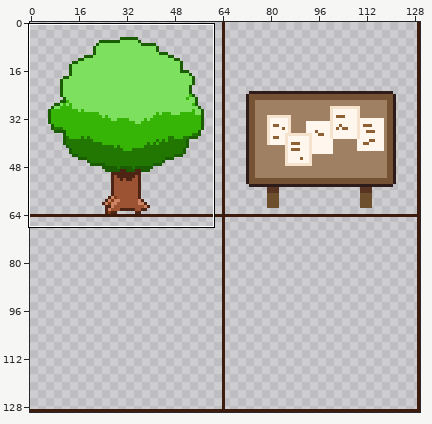
Sprite sheet: src/main/resources/tiledMaps/tilesets/64Objects.png. Above, an overview of the earlier version with the close-up marked.
Close-up. Earlier state:
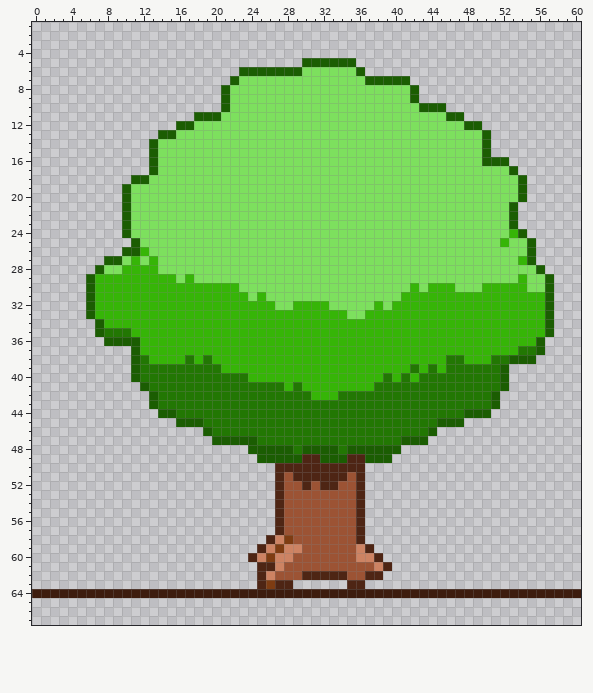
The file is 130x130 pixels. Shown: x 0..60, y 1..67.
The result:
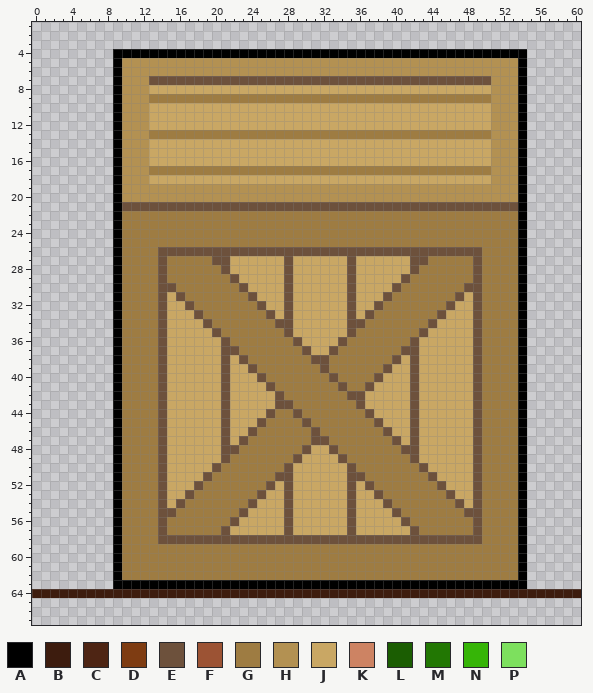
Palette (. is transparent): A #000000  B #3d1c0e  C #4e2514  D #7e3c12  E #6d513c  F #9c5334  G #9e7c42  H #b39152  J #c9a764  K #cd8363  L #1b5d02  M #227703  N #36b507  P #7de05e
Difference:
Changed rows in their new state; - is an unchanged pixel.
first column x 6:
 4 ---AAAAAAAAAAAAAAAAAAAAAAAAAAAAAAAAAAAAAAAAAAAAAA---
 5 ---AHHHHHHHHHHHHHHHHHHHHHHHHHHHHHHHHHHHHHHHHHHHHA---
 6 ---AHHHHHHHHHHHHHHHHHHHHHHHHHHHHHHHHHHHHHHHHHHHHA---
 7 ---AHHHEEEEEEEEEEEEEEEEEEEEEEEEEEEEEEEEEEEEEEHHHA---
 8 ---AHHHJJJJJJJJJJJJJJJJJJJJJJJJJJJJJJJJJJJJJJHHHA---
 9 ---AHHHGGGGGGGGGGGGGGGGGGGGGGGGGGGGGGGGGGGGGGHHHA---
10 ---AHHHJJJJJJJJJJJJJJJJJJJJJJJJJJJJJJJJJJJJJJHHHA---
11 ---AHHHJJJJJJJJJJJJJJJJJJJJJJJJJJJJJJJJJJJJJJHHHA---
12 ---AHHHJJJJJJJJJJJJJJJJJJJJJJJJJJJJJJJJJJJJJJHHHA---
13 ---AHHHGGGGGGGGGGGGGGGGGGGGGGGGGGGGGGGGGGGGGGHHHA---
14 ---AHHHJJJJJJJJJJJJJJJJJJJJJJJJJJJJJJJJJJJJJJHHHA---
15 ---AHHHJJJJJJJJJJJJJJJJJJJJJJJJJJJJJJJJJJJJJJHHHA---
16 ---AHHHJJJJJJJJJJJJJJJJJJJJJJJJJJJJJJJJJJJJJJHHHA---
17 ---AHHHGGGGGGGGGGGGGGGGGGGGGGGGGGGGGGGGGGGGGGHHHA---
18 ---AHHHJJJJJJJJJJJJJJJJJJJJJJJJJJJJJJJJJJJJJJHHHA---
19 ---AHHHHHHHHHHHHHHHHHHHHHHHHHHHHHHHHHHHHHHHHHHHHA---
20 ---AHHHHHHHHHHHHHHHHHHHHHHHHHHHHHHHHHHHHHHHHHHHHA---
21 ---AEEEEEEEEEEEEEEEEEEEEEEEEEEEEEEEEEEEEEEEEEEEEA---
22 ---AGGGGGGGGGGGGGGGGGGGGGGGGGGGGGGGGGGGGGGGGGGGGA---
23 ---AGGGGGGGGGGGGGGGGGGGGGGGGGGGGGGGGGGGGGGGGGGGGA---
24 ---AGGGGGGGGGGGGGGGGGGGGGGGGGGGGGGGGGGGGGGGGGGGGA---
25 ---AGGGGGGGGGGGGGGGGGGGGGGGGGGGGGGGGGGGGGGGGGGGGA.--
26 ---AGGGGEEEEEEEEEEEEEEEEEEEEEEEEEEEEEEEEEEEEGGGGA.--
27 --.AGGGGEGGGGGEEJJJJJJEJJJJJJEJJJJJJEEGGGGGEGGGGA.--
28 -..AGGGGEGGGGGGEJJJJJJEJJJJJJEJJJJJJEGGGGGGEGGGGA..-
29 ...AGGGGEGGGGGGGEJJJJJEJJJJJJEJJJJJEGGGGGGGEGGGGA...
30 ...AGGGGEEGGGGGGGEJJJJEJJJJJJEJJJJEGGGGGGGEEGGGGA...
31 ...AGGGGEJEGGGGGGGEJJJEJJJJJJEJJJEGGGGGGGEJEGGGGA...
32 ...AGGGGEJJEGGGGGGGEJJEJJJJJJEJJEGGGGGGGEJJEGGGGA...
33 ...AGGGGEJJJEGGGGGGGEJEJJJJJJEJEGGGGGGGEJJJEGGGGA...
34 -..AGGGGEJJJJEGGGGGGGEEJJJJJJEEGGGGGGGEJJJJEGGGGA...
35 -..AGGGGEJJJJJEGGGGGGGEJJJJJJEGGGGGGGEJJJJJEGGGGA...
36 --.AGGGGEJJJJJJEGGGGGGGEJJJJEGGGGGGGEJJJJJJEGGGGA..-
37 ---AGGGGEJJJJJJEEGGGGGGGEJJEGGGGGGGEEJJJJJJEGGGGA..-
38 ---AGGGGEJJJJJJEJEGGGGGGGEEGGGGGGGEJEJJJJJJEGGGGA.--
39 ---AGGGGEJJJJJJEJJEGGGGGGGEGGGGGGEJJEJJJJJJEGGGGA---
40 ---AGGGGEJJJJJJEJJJEGGGGGGGEGGGGEJJJEJJJJJJEGGGGA---
41 ---AGGGGEJJJJJJEJJJJEGGGGGGGEGGEJJJJEJJJJJJEGGGGA---
42 ---AGGGGEJJJJJJEJJJJJEGGGGGGGEEJJJJJEJJJJJJEGGGGA---
43 ---AGGGGEJJJJJJEJJJJJEEGGGGGGGEJJJJJEJJJJJJEGGGGA---
44 ---AGGGGEJJJJJJEJJJJEGGEGGGGGGGEJJJJEJJJJJJEGGGGA---
45 ---AGGGGEJJJJJJEJJJEGGGGEGGGGGGGEJJJEJJJJJJEGGGGA---
46 ---AGGGGEJJJJJJEJJEGGGGGGEGGGGGGGEJJEJJJJJJEGGGGA---
47 ---AGGGGEJJJJJJEJEGGGGGGGEEGGGGGGGEJEJJJJJJEGGGGA---
48 ---AGGGGEJJJJJJEEGGGGGGGEJJEGGGGGGGEEJJJJJJEGGGGA---
49 ---AGGGGEJJJJJJEGGGGGGGEJJJJEGGGGGGGEJJJJJJEGGGGA---
50 ---AGGGGEJJJJJEGGGGGGGEJJJJJJEGGGGGGGEJJJJJEGGGGA---
51 ---AGGGGEJJJJEGGGGGGGEEJJJJJJEEGGGGGGGEJJJJEGGGGA---
52 ---AGGGGEJJJEGGGGGGGEJEJJJJJJEJEGGGGGGGEJJJEGGGGA---
53 ---AGGGGEJJEGGGGGGGEJJEJJJJJJEJJEGGGGGGGEJJEGGGGA---
54 ---AGGGGEJEGGGGGGGEJJJEJJJJJJEJJJEGGGGGGGEJEGGGGA---
55 ---AGGGGEEGGGGGGGEJJJJEJJJJJJEJJJJEGGGGGGGEEGGGGA---
56 ---AGGGGEGGGGGGGEJJJJJEJJJJJJEJJJJJEGGGGGGGEGGGGA---
57 ---AGGGGEGGGGGGEJJJJJJEJJJJJJEJJJJJJEGGGGGGEGGGGA---
58 ---AGGGGEEEEEEEEEEEEEEEEEEEEEEEEEEEEEEEEEEEEGGGGA---
59 ---AGGGGGGGGGGGGGGGGGGGGGGGGGGGGGGGGGGGGGGGGGGGGA---
60 ---AGGGGGGGGGGGGGGGGGGGGGGGGGGGGGGGGGGGGGGGGGGGGA---
61 ---AGGGGGGGGGGGGGGGGGGGGGGGGGGGGGGGGGGGGGGGGGGGGA---
62 ---AGGGGGGGGGGGGGGGGGGGGGGGGGGGGGGGGGGGGGGGGGGGGA---
63 ---AAAAAAAAAAAAAAAAAAAAAAAAAAAAAAAAAAAAAAAAAAAAAA---
Pixel boxes of the changes (left, top, right, bottom) in both close-ups:
changed: (86, 49, 554, 589)
